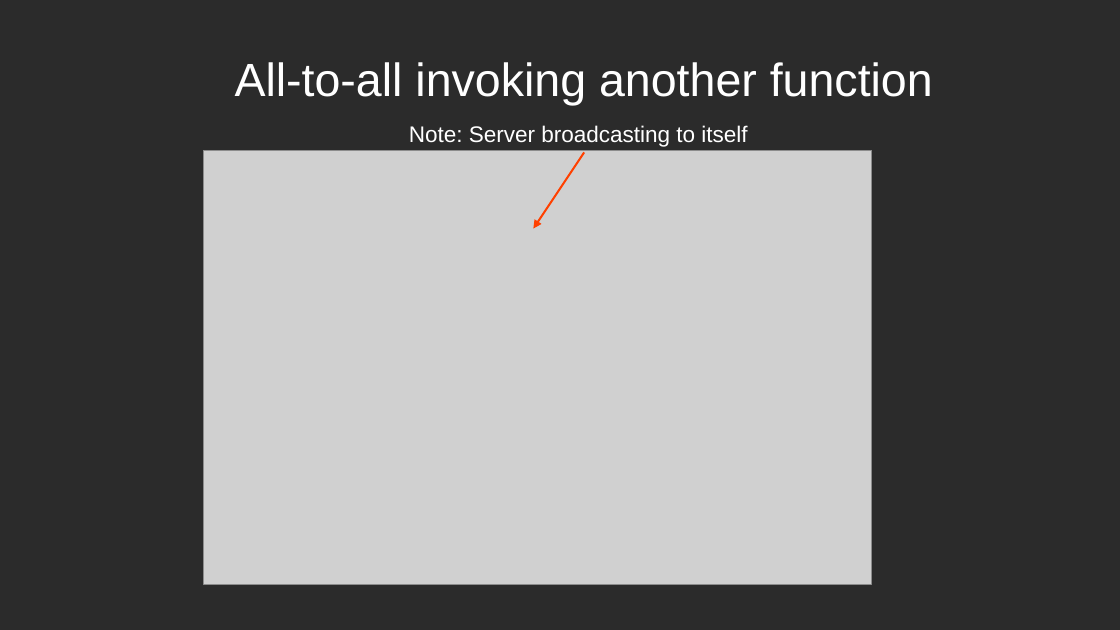
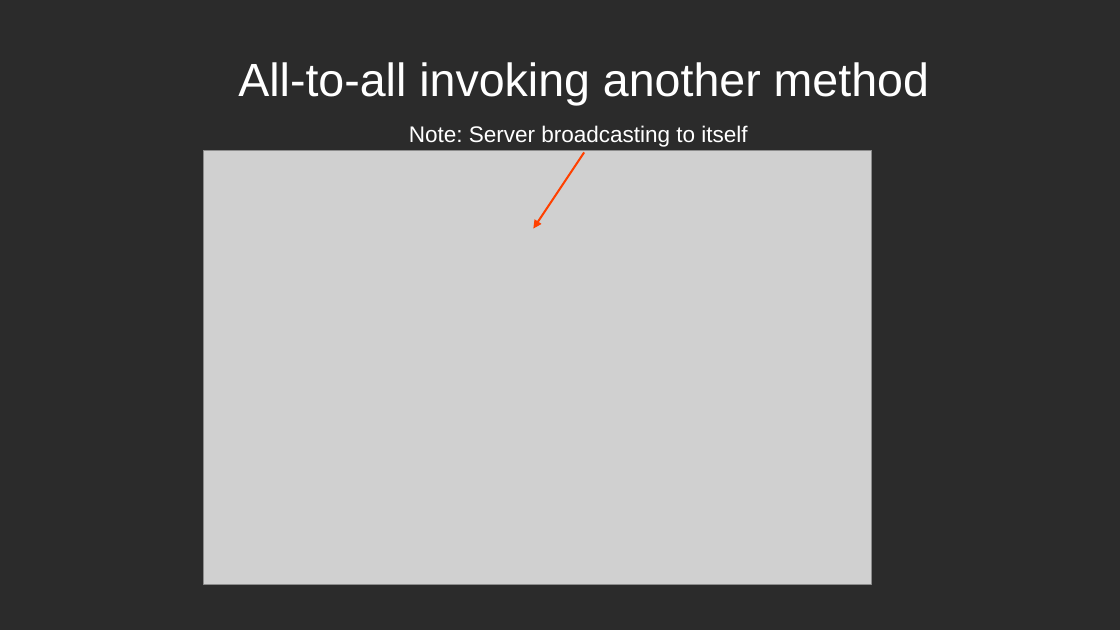
Before and after one commit to aleksander-vedvik/Master, a slide deck: slide 13 of notes/presentation_updated.odp (slide 12 before the commit). Drawn at 1120x630 pixels with LibreOffice and Linux fonts; fonts in the diff are those of the drawing; grey boxes stand for pictures; background and template pictures are left out; a plain dark background stands for a picture behind light text. Boxes give left, top, right and bottom in pixels: in the first picture for what was removed or moved away, otherwise in the second. Text is boxed around its words. In the diff, an @@ line names an element or a change of style, - is before the commit and + after.

Commit message:
update presentation

```diff
--- a/notes/presentation_updated.odp
+++ b/notes/presentation_updated.odp
@@ title at (238, 62, 929, 105): text changed @@
-All-to-all invoking another function
+All-to-all invoking another method
```
Also in this commit, not shown: 1 other slide changed, 13 slides added, 7 slides removed, 1 other file.
